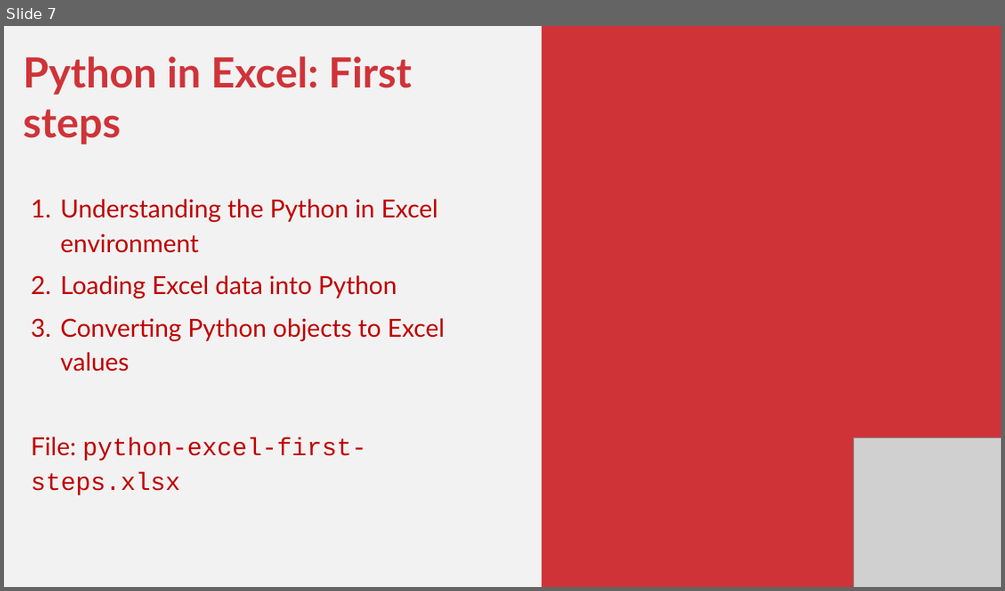
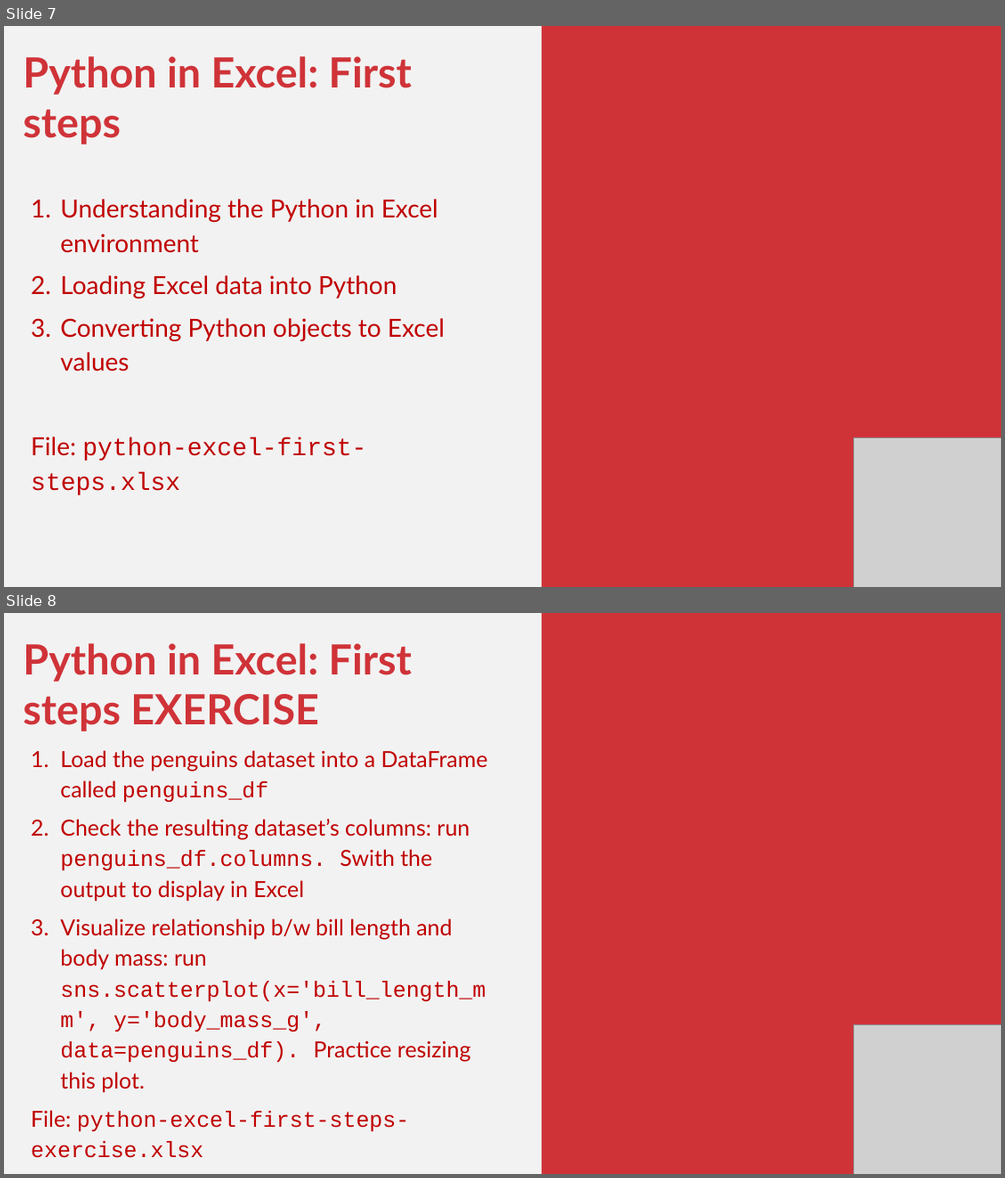
Before and after one commit to stringfestdata/python-powered-excel, a slide deck: python-powered-excel.pptx. Shown one above the other, each under a label of ours: slide 7 before the commit, slides 7 and 8 after it. The pictures are 1005x591 and 1005x1178 pixels, drawn with LibreOffice and Linux fonts; fonts in the diff are those of the drawing; grey boxes stand for pictures. Boxes give left, top, right and bottom in pixels: in the first picture for what was removed or moved away, otherwise in the second. Text is boxed around its words. In the diff, an @@ line names an element or a change of style, - is before the commit and + after.

```diff
--- a/python-powered-excel.pptx
+++ b/python-powered-excel.pptx
@@ slide 8 added at (4, 613, 1001, 1174), background #F2F2F2 @@
@@ rectangle added at (542, 613, 1001, 1174), fill #CF3338 @@
@@ text added at (23, 643, 488, 1158), 32 pt, text #C00000 @@
+Python in Excel: First steps EXERCISE
+1. Load the penguins dataset into a DataFrame called penguins_df
+2. Check the resulting dataset’s columns: run penguins_df.columns. Swith the output to display in Excel
+3. Visualize relationship b/w bill length and body mass: run sns.scatterplot(x='bill_length_mm', y='body_mass_g', data=penguins_df). Practice resizing this plot.
+File: python-excel-first-steps-exercise.xlsx
@@ picture added at (853, 1024, 1001, 1174) @@
```
Also in this commit, not shown: 5 other files.
